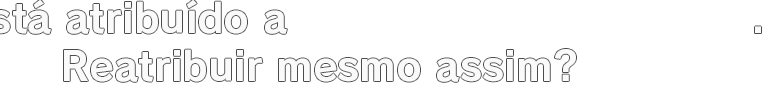
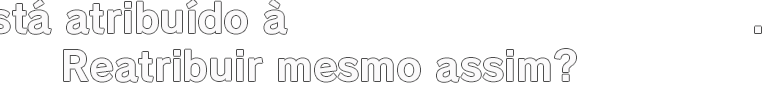
Layered file, before and after one edit (766px x 92px). Changes by layer:
added layer "está atribuído à Fix" in group "Pt Alinhado" over [263, 0, 284, 34]
hid "está atribuído a" (1st of 2, in "Pt Alinhado") over [263, 0, 284, 34]
